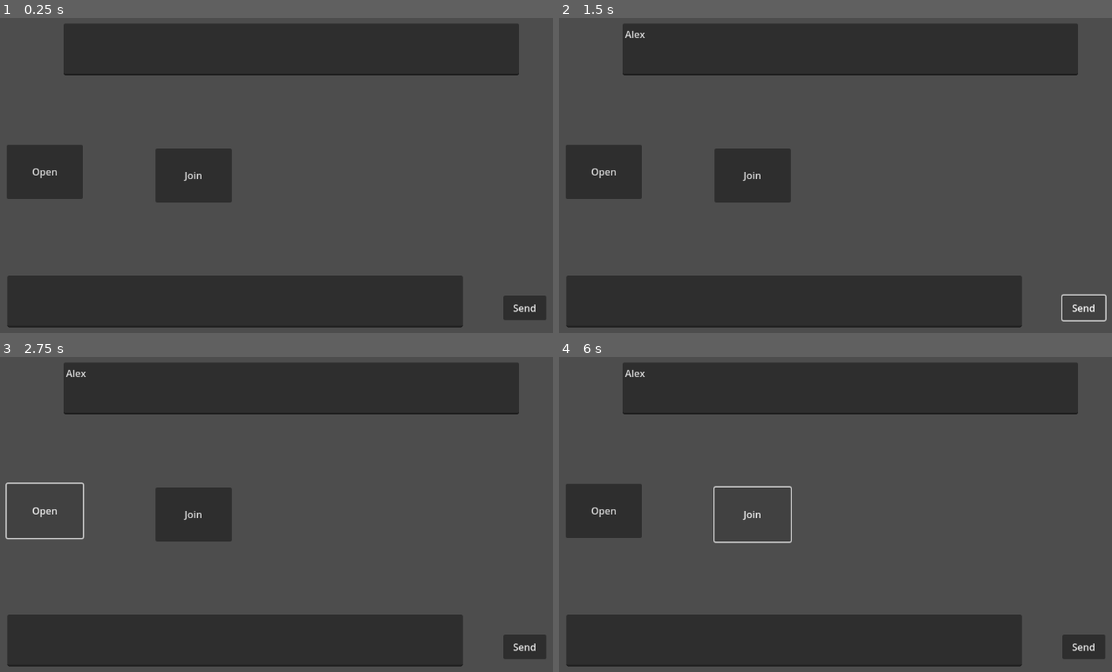
Above: before the commit, frames 1-4 (two rows, left to right).
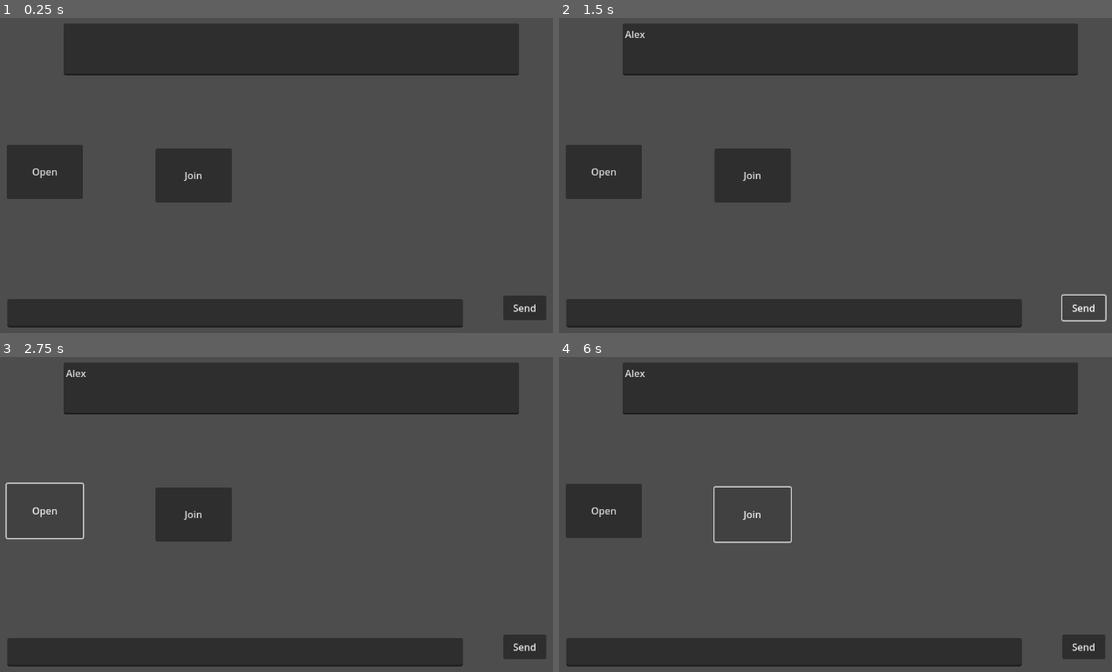
Above: after the commit, the same moments.

Repository: ValorZard/godot-iroh-gossip-example
Game: Godot game, scene res://test_scene.tscn
Two runs of this game, one before a commit and one after it. Both use one fixed random seed, a clock stepped at 60 frames per second and the inputs below. The engine's default icon, where the game draws it, is replaced by a stand-in: a white triangle on a blue panel in a dark square.
Inputs (mouse positions are in pixels of both pictures, inside the frame that each line leads up to):
- Up to frame 1 (0.25 s): no input
- Up to frame 2 (1.5 s): click (852, 49) at 0.52 s; type "Alex" at 0.6 s; click "Send" at 1.25 s
- Up to frame 3 (2.75 s): click "Open" at 2 s
- Up to frame 4 (6 s): click "Open" at 2.75 s; click "Send" at 3.5 s; click "Open" at 4.25 s; click "Send" at 5 s; click "Join" at 5.75 s

The runs differ from the first frame. In frame 1, 6.1% of the frame differs, in the area x 1-84%, y 81-90%; in frame 2, 6.1%; in frame 3, 6.1%; in frame 4, 6.1%.
Error in both runs: Invalid access to property or key 'message_received' on a base object of type 'Node'. (res://test_scene.gd:6)

Commit message:
IT SHOWS UP ON SCREEN

Diff:
--- a/godot/test_scene.gd
+++ b/godot/test_scene.gd
@@ -7,7 +7,7 @@
 	AsyncEventBus.ticket_received.connect(on_ticket_received)
 
 func on_message_received(message: String) -> void:
-	print(message)
+	$ChatBox.text += message + "\n"
 
 func on_ticket_received(ticket: String) -> void:
 	$TicketTextEdit.text = ticket
@@ -27,4 +27,7 @@
 
 
 func _on_send_button_button_down() -> void:
-	AsyncEventBus.send_message($InputTextEdit.text)
+	var message : String = $InputTextEdit.text
+	$InputTextEdit.clear()
+	AsyncEventBus.send_message(message)
+	$ChatBox.text += message + "\n"
--- a/godot/test_scene.tscn
+++ b/godot/test_scene.tscn
@@ -33,7 +33,7 @@
 
 [node name="InputTextEdit" type="TextEdit" parent="."]
 offset_left = 126.0
-offset_top = 485.0
+offset_top = 524.0
 offset_right = 879.0
 offset_bottom = 571.0
 
@@ -44,6 +44,12 @@
 offset_bottom = 559.0
 text = "Send"
 
+[node name="ChatBox" type="RichTextLabel" parent="."]
+offset_left = 134.0
+offset_top = 394.0
+offset_right = 880.0
+offset_bottom = 514.0
+
 [connection signal="button_down" from="OpenButton" to="." method="_on_open_button_button_down"]
 [connection signal="button_down" from="JoinButton" to="." method="_on_join_button_button_down"]
 [connection signal="button_down" from="SendButton" to="." method="_on_send_button_button_down"]
